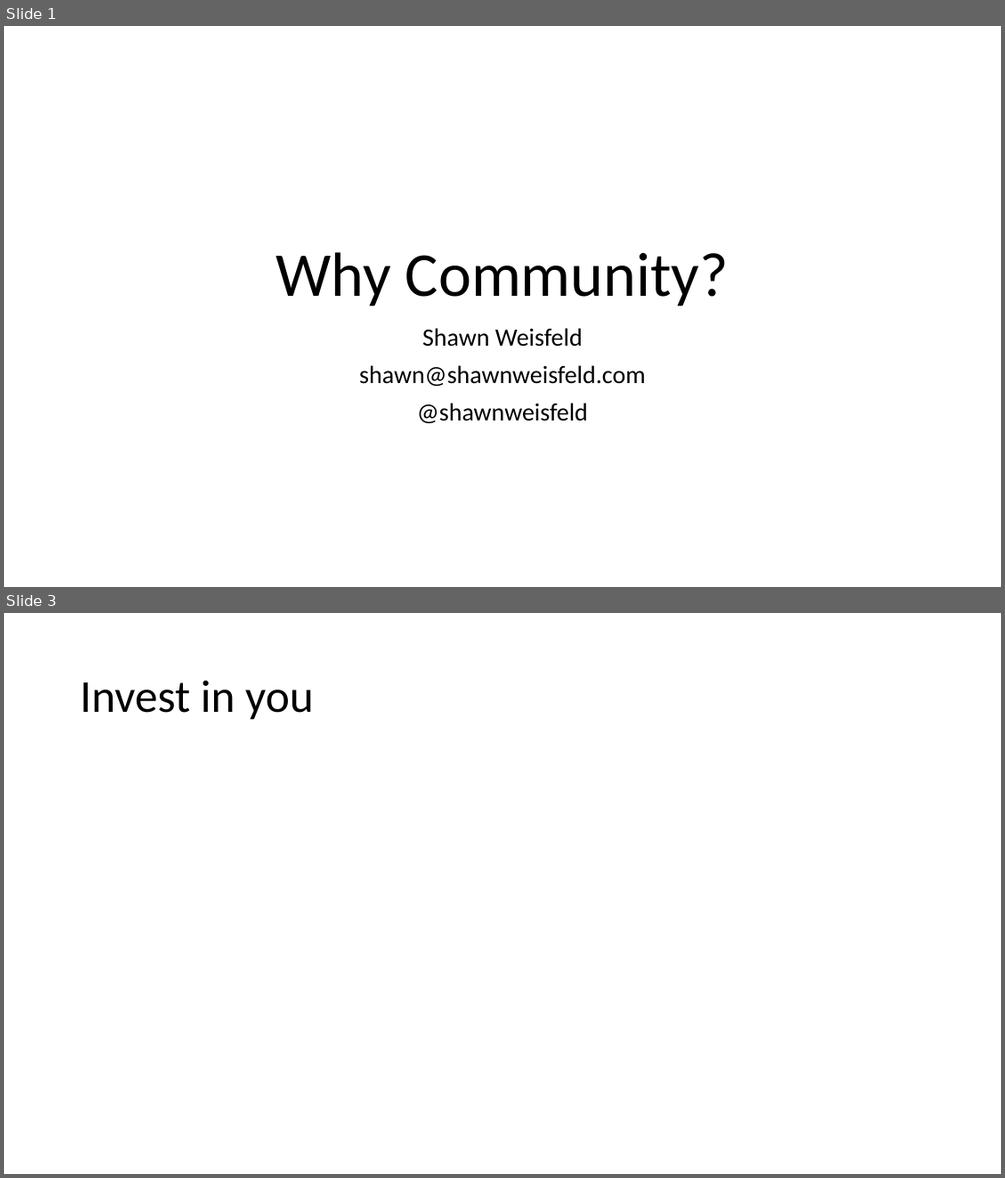
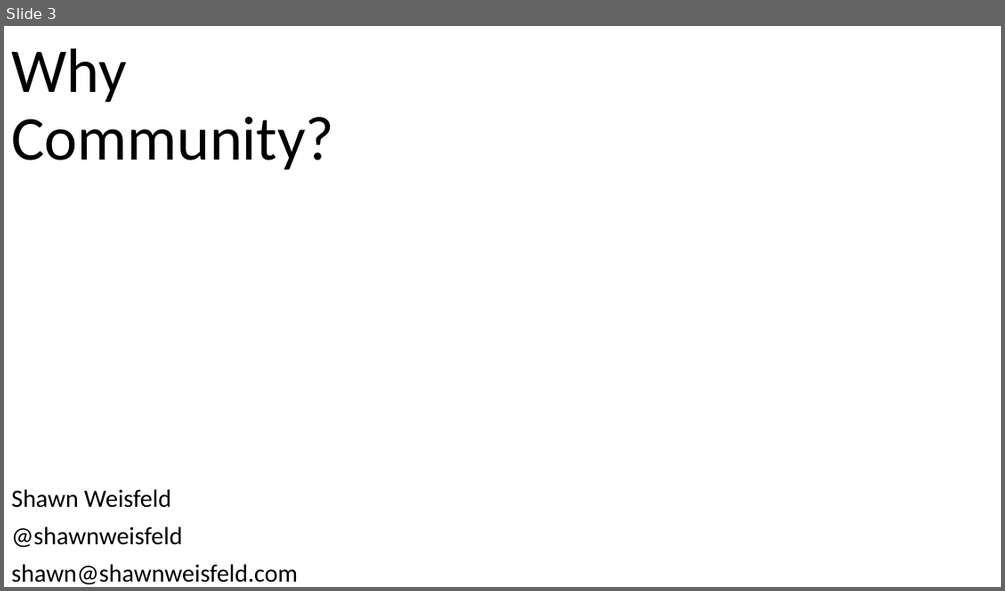
Before and after one commit to shawnweisfeld/20150328_Community, a slide deck: Why Community.pptx. Shown one above the other, each under a label of ours: slides 1 and 3 before the commit, slide 3 after it; the slides between them are not shown. The pictures are 1005x1178 and 1005x591 pixels, drawn with LibreOffice and Linux fonts; fonts in the diff are those of the drawing; background and template pictures are left out. Boxes give left, top, right and bottom in pixels: in the first picture for what was removed or moved away, otherwise in the second. Text is boxed around its words. In the diff, an @@ line names an element or a change of style, - is before the commit and + after.

```diff
--- a/Why Community.pptx
+++ b/Why Community.pptx
@@ slide 3 removed at (x1=4, y1=613, x2=1001, y2=1174), background picture (left out) @@
@@ title removed at (x1=80, y1=680, x2=314, y2=720) @@
-Invest in you
@@ what was slide 1 is now slide 3 @@
@@ slide 3 changed as well @@
@@ title "Why Community?" moved from (x1=276, y1=252, x2=728, y2=306) to (x1=11, y1=48, x2=334, y2=170) @@
@@ title "Why Community?" at (x1=11, y1=48, x2=334, y2=170): alignment centre to left @@
@@ subtitle at (x1=417, y1=402, x2=588, y2=423): paragraph removed @@
-@shawnweisfeld
@@ subtitle "Shawn Weisfeld" moved from (x1=359, y1=328, x2=645, y2=423) to (x1=11, y1=489, x2=297, y2=584) @@
@@ subtitle at (x1=11, y1=489, x2=297, y2=584): alignment centre to left @@
@@ subtitle at (x1=11, y1=526, x2=182, y2=547): paragraph added @@
+@shawnweisfeld
```
Also in this commit, not shown: 11 slides added, 6 other slides removed.
